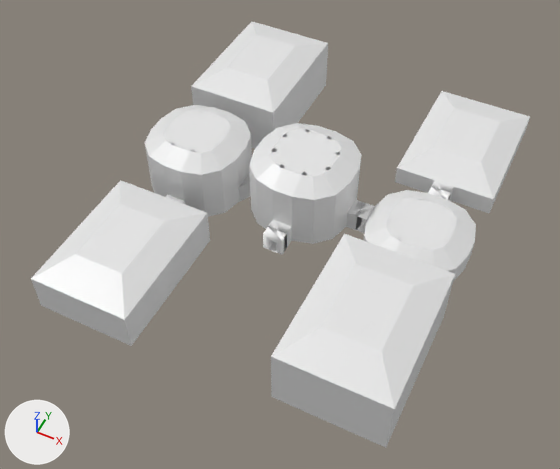
A saved change to the FBX model Assets/Models/temple_of_the_void_oracle.fbx.
Before and after are seen from a 50 mm lens placed at (14.8, -27.3, 35.9), pointed at (0.1, 2.0, -0.7). The axes (+X, +Y, +Z) are drawn at lower left. The lights are the same throughout. Vertices at the same position are counted once.

In view in the first picture: 'Room_-2_1', 'Room_-8_-7', 'Room_-8_1', 'Room_-8_7', 'Room_0_0', 'Room_3_3', 'Room_4_-7', 'Room_4_1', 'Room_4_7'.
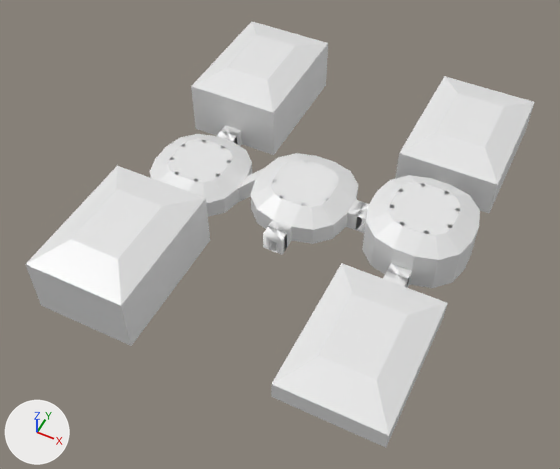
Where the change shows, as pixel boxes (x1, y1, x2, y2) in the pictures (560 x 469 px):
'Room_4_-7', reshaped (13% shorter)
    before: (271, 234, 455, 448)
    after: (271, 263, 447, 448)
'Room_-8_-7', reshaped (8% taller)
    before: (31, 180, 210, 346)
    after: (25, 166, 210, 346)
'Room_4_7', reshaped (12% taller)
    before: (395, 91, 530, 213)
    after: (395, 76, 535, 213)
'Room_-2_1', reshaped (25% shorter)
    before: (249, 123, 362, 244)
    after: (250, 153, 358, 244)
'Room_4_1', reshaped
    before: (363, 190, 476, 280)
    after: (362, 175, 480, 288)
'Room_-8_1', reshaped (26% shorter)
    before: (145, 105, 252, 217)
    after: (150, 134, 252, 217)
part 1 of me_plane_073, cut back
    before: (271, 234, 455, 435)
    after: (272, 263, 447, 435)
part 2 of me_circlequadrant_004, built on
    before: (386, 198, 456, 242)
    after: (366, 175, 480, 260)
part 3 of me_circlequadrant, cut back
    before: (249, 123, 362, 227)
    after: (257, 159, 339, 227)
part 4 of me_circlequadrant_008, cut back
    before: (145, 105, 251, 189)
    after: (168, 139, 233, 183)
part 5 of me_plane_049, built on
    before: (397, 91, 530, 199)
    after: (397, 76, 535, 199)
part 6 of me_plane_216, built on
    before: (31, 180, 207, 320)
    after: (25, 166, 207, 320)

The change, as a diff of the scene's bpy script:
```diff
--- a/Assets/Models/temple_of_the_void_oracle.fbx.py
+++ b/Assets/Models/temple_of_the_void_oracle.fbx.py
@@ me_circlequadrant_008 @@
-me_circlequadrant_008.from_pydata(...)  # 100 vertices, 91 faces; spans x -10.24..-3.84, y 1.28..7.68, z -1.28..3.2
+me_circlequadrant_008.from_pydata(...)  # 68 vertices, 59 faces; spans x -10.24..-3.84, y 1.28..7.68, z -1.28..0.64
+# me_circlequadrant_008 part 4
+# 40 vertices are removed from x -10.24..-3.84, y 1.28..7.68, z 2.56..3.2
+# 49 faces are deleted
+# 16 vertices move from x -10.24..-3.84, y 1.28..7.68, z 1.28 to x -8.96..-5.12, y 2.56..6.4, z 0.64
+# 8 vertices are added at x -7.68..-6.4, y 3.84..5.12, z 0.0..0.64
+# 17 new faces join them, mat_ceilingmaterial (white #e7e7e7)
 me_circlequadrant_008.materials.append(mat_floormaterial)
@@ me_plane_049 @@
-me_plane_049.from_pydata(...)  # 52 vertices, 29 faces; spans x 5.12..11.52, y 8.96..17.92, z 0.0..1.92
+me_plane_049.from_pydata(...)  # 76 vertices, 53 faces; spans x 5.12..11.52, y 8.96..17.92, z 0.0..3.2
+# me_plane_049 part 5
+# 4 vertices are removed from x 6.72..9.92, y 11.2..15.68, z 1.92
+# 5 faces are deleted
+# 4 vertices are added at (6.72, 11.2, 3.2), (9.92, 11.2, 3.2), (9.92, 15.68, 3.2), (6.72, 15.68, 3.2)
+# 24 new vertices lie (0.0, 0.0, 1.28) away from vertices in x 5.12..11.52, y 8.96..17.92, z 1.28
+# 24 new faces join them, mat_wallmaterial (white #e7e7e7)
+# 5 new faces join them, mat_ceilingmaterial (white #e7e7e7)
 me_plane_049.materials.append(mat_floormaterial)
@@ me_plane_073 @@
-me_plane_073.from_pydata(...)  # 100 vertices, 77 faces; spans x 5.12..11.52, y -8.96..0.0, z 0.0..4.48
+me_plane_073.from_pydata(...)  # 52 vertices, 29 faces; spans x 5.12..11.52, y -8.96..0.0, z 0.0..1.92
+# me_plane_073 part 1
+# 52 vertices are removed from x 5.12..11.52, y -8.96..0.0, z 2.56..4.48
+# 53 faces are deleted
+# 4 vertices are added at (6.72, -6.72, 1.92), (9.92, -6.72, 1.92), (9.92, -2.24, 1.92), (6.72, -2.24, 1.92)
+# 5 new faces join them, mat_ceilingmaterial (white #e7e7e7)
 me_plane_073.materials.append(mat_floormaterial)
@@ me_circlequadrant @@
-me_circlequadrant.from_pydata(...)  # 110 vertices, 91 faces; spans x -2.56..3.84, y 1.28..7.68, z 0.0..4.48
+me_circlequadrant.from_pydata(...)  # 74 vertices, 59 faces; spans x -2.56..3.84, y 1.28..7.68, z 0.0..1.92
+# me_circlequadrant part 3
+# 44 vertices are removed from x -2.56..3.84, y 1.28..7.68, z 3.84..4.48
+# 52 faces are deleted
+# 3 vertices in x 0.0..1.28, y 7.68, z 2.56 move by (0.0, -1.28, -0.64)
+# 3 vertices in x 0.0..1.28, y 1.28, z 2.56 move by (0.0, 1.28, -0.64)
+# 12 vertices move from x -2.56..3.84, y 1.62..7.34, z 2.56 to x -1.28..2.56, y 2.73..6.23, z 1.92
+# 8 vertices are added at x 0.0..1.28, y 3.84..5.12, z 1.28..1.92
+# 1 new face joins them, mat_wallmaterial (white #e7e7e7)
+# 19 new faces join them, mat_ceilingmaterial (white #e7e7e7)
 me_circlequadrant.materials.append(mat_floormaterial)
@@ me_plane_216 @@
-me_plane_216.from_pydata(...)  # 76 vertices, 53 faces; spans x -10.24..-3.84, y -8.96..0.0, z -1.28..1.92
+me_plane_216.from_pydata(...)  # 100 vertices, 77 faces; spans x -10.24..-3.84, y -8.96..0.0, z -1.28..3.2
+# me_plane_216 part 6
+# 4 vertices are removed from x -8.64..-5.44, y -6.72..-2.24, z 1.92
+# 5 faces are deleted
+# 4 vertices are added at (-8.64, -6.72, 3.2), (-5.44, -6.72, 3.2), (-5.44, -2.24, 3.2), (-8.64, -2.24, 3.2)
+# 24 new vertices lie (0.0, 0.0, 1.28) away from vertices in x -10.24..-3.84, y -8.96..0.0, z 1.28
+# 24 new faces join them, mat_wallmaterial (white #e7e7e7)
+# 5 new faces join them, mat_ceilingmaterial (white #e7e7e7)
 me_plane_216.materials.append(mat_floormaterial)
@@ me_circlequadrant_004 @@
-me_circlequadrant_004.from_pydata(...)  # 68 vertices, 59 faces; spans x 5.12..11.52, y 1.28..7.68, z 0.0..1.92
+me_circlequadrant_004.from_pydata(...)  # 84 vertices, 75 faces; spans x 5.12..11.52, y 1.28..7.68, z 0.0..3.2
+# me_circlequadrant_004 part 2
+# 8 vertices are removed from x 7.68..8.96, y 3.84..5.12, z 1.28..1.92
+# 17 faces are deleted
+# 16 vertices move from x 6.4..10.24, y 2.56..6.4, z 1.92 to x 5.12..11.52, y 1.28..7.68, z 2.56
+# 24 vertices are added at x 6.4..10.24, y 2.56..6.4, z 2.56..3.2
+# 33 new faces join them, mat_ceilingmaterial (white #e7e7e7)
 me_circlequadrant_004.materials.append(mat_floormaterial)
```
